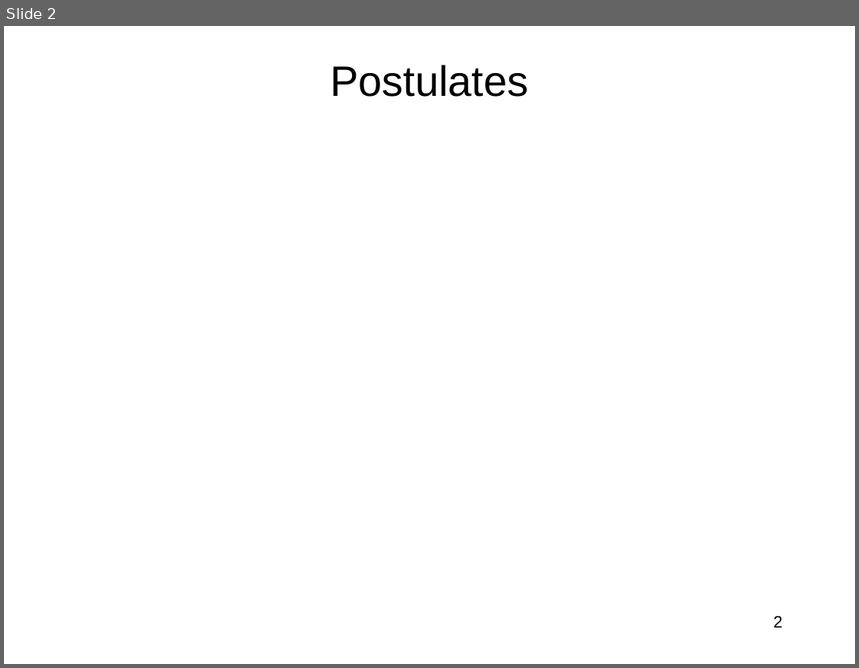
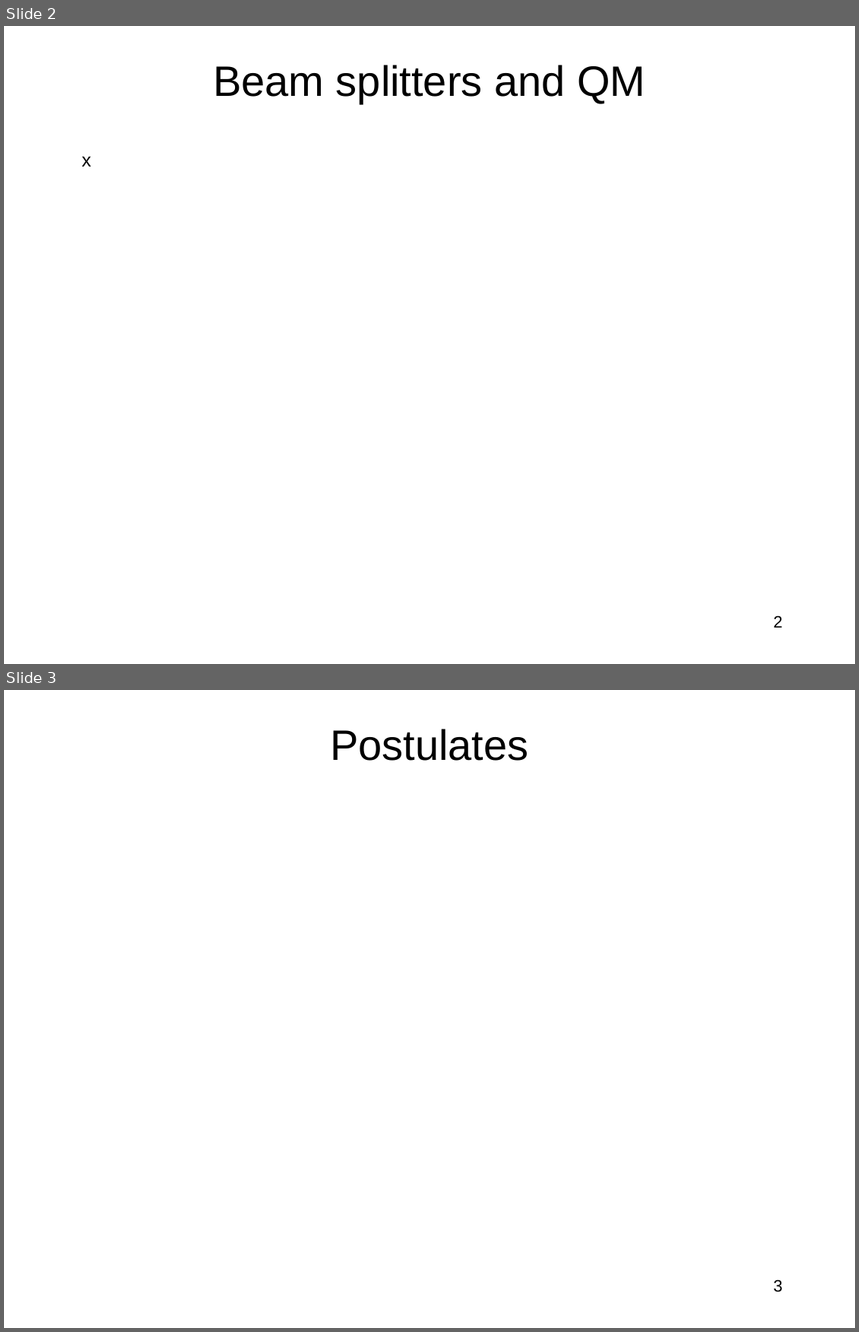
Before and after one commit to jlmucb/class_notes, a slide deck: BerkeleyClass/CS290Spring2013/Lectures/QC.pptx. Shown one above the other, each under a label of ours: slide 2 before the commit, slides 2 and 3 after it. The pictures are 859x668 and 859x1332 pixels, drawn with LibreOffice and Linux fonts; fonts in the diff are those of the drawing; grey boxes stand for pictures. Boxes give left, top, right and bottom in pixels: in the first picture for what was removed or moved away, otherwise in the second. Text is boxed around its words. In the diff, an @@ line names an element or a change of style, - is before the commit and + after.

```diff
--- a/BerkeleyClass/CS290Spring2013/Lectures/QC.pptx
+++ b/BerkeleyClass/CS290Spring2013/Lectures/QC.pptx
@@ slide 2 added at (4, 26, 855, 664), background #FFFFFF @@
@@ title added at (213, 65, 645, 104), 36 pt, text #000000 @@
+Beam splitters and QM
@@ text added at (82, 157, 91, 167), 16 pt, text #000000 @@
+  x
@@ page number added at (774, 616, 783, 628), 14 pt, text #000000 @@
+2
@@ what was slide 2 is now slide 3 @@
@@ page number at (774, 1280, 783, 1293): text changed @@
-2
+3
```
Also in this commit, not shown: 3 slides changed, 6 other slides added, 2 slides removed.
